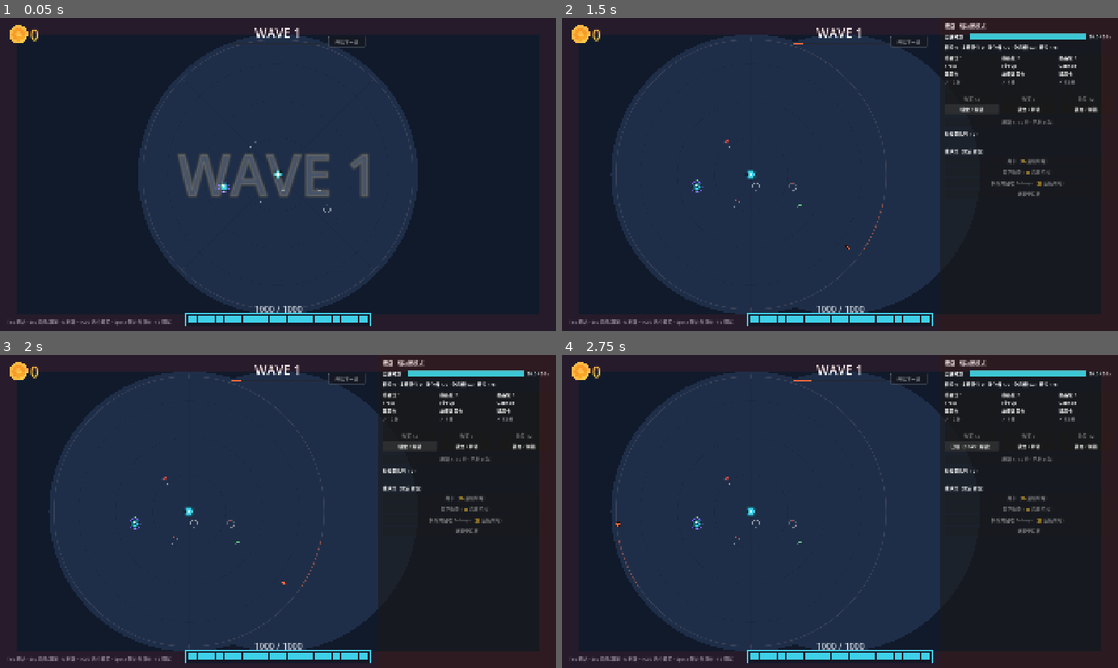
Above: before the commit, frames 1-4 (two rows, left to right).
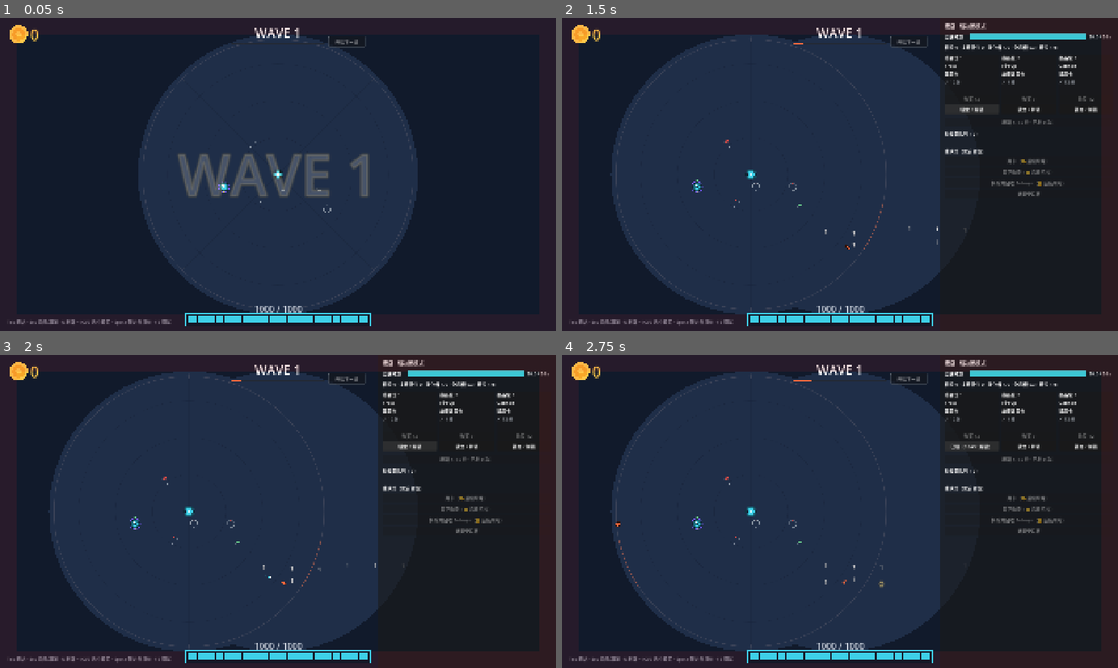
Above: after the commit, the same moments.

Repository: w814929152/corebound
Game: Godot game, scene res://scenes/main.tscn
The game is run twice, just before and just after one commit, with the same random seed, the same clock (stepped at 60 frames per second) and the same inputs.
Inputs (mouse positions are in pixels of both pictures, inside the frame that each line leads up to):
- Up to frame 1 (0.05 s): no input
- Up to frame 2 (1.5 s): tap Enter at 0.5 s; move the mouse to (962, 158) at 0.52 s; tap Tab at 0.6 s; click (962, 158) at 0.67 s; tap Space at 0.77 s; click "已锁（Space 解锁）" at 1.25 s
- Up to frame 3 (2 s): no input
- Up to frame 4 (2.75 s): click "锁定 / 解锁" at 2 s

Frame 1 is identical in both runs. In frame 2, less than 0.1% of the frame differs, in the area x 47-73%, y 66-74%; in frame 3, less than 0.1%; in frame 4, less than 0.1%, in the area x 47-59%, y 66-75%.

Commit message:
feat(vfx): T-P6-07 A 档 VFX 层 — A1 投射物 + A2 伤害数字 + A3 击杀反馈（渲染层 · 只读 · 零信号）
新增独立节点 scripts/ui/vfx_layer.gd（兄弟于 MonsterLayer，在其上绘制）+ battle_shop.tscn
接线 + battle_shop.gd 绑定。

🔴 为何独立成层：monster_layer.gd 受 T-E1③ 源码级硬约束（AC-T1-24 禁 draw_string / Label /
   progress）；A2 伤害数字须用文字 → 并入会破坏该守护。本层承载文字，monster_layer 保持零文本。

- A1 投射物（spec §1）：装饰弹（玩法为 hitscan 瞬时聚合 · 无因果弹 —— 诚实边界）——我方
  梭形 长 19×宽 6（长宽比 ≈3.2 ≥2）+ 尖端高光 + 尾迹；固定滞空 0.10–0.15s（与距离无关）；
  密度 fire_hz=clamp(2+0.5h,2,12)×dps 放缩(×1→×3)；上限 300。
- A2 伤害数字（spec §2）：5 档（20/26/34/44/60px；色/动画分档，超杀档彩虹流光）；固定网格
  96×48 单元 + 吸附最近空位 + 螺旋外扩 ≤3 圈防重叠；同屏 ≤40，超出合并「×N」并升一档；
  数据源 = R1 只读键 index + 帧间 Δhp 差分（击杀帧弹"最后一击"并升档）。
- A3 击杀反馈（spec §3）：订阅既有 monster_killed(m)（单向通知）→ 碎片 5/12/24（按体量）+
  不规则 3–4 边 + 确定性黄金角散开（不消费 RNG）+ 地面冲击环 0.5→2.0u（精英 ×1.35）；0.3s。

🔴 红线：只读 snapshot / 零玩法写入 / 零新信号（唯一 gameplay 触碰 = R1 只读键）；不改任何
   定稿数值；仅 RADIAL 绘制（PATH 金标本恒不受影响）；对象池上限 300/40/48/288，禁运行时
   instantiate；禁碰 Engine.time_scale（hitstop 单列 ADR，本轮不做）。

自验：窗口 W5 截帧 + 确定性探针像素级验证（弹/数字/环/碎片逐项定位）见报告。

Diff:
--- a/scenes/battle_shop.tscn
+++ b/scenes/battle_shop.tscn
@@ -17,6 +17,7 @@
 [ext_resource type="Script" path="res://scripts/ui/time_director.gd" id="2_td"]
 [ext_resource type="Script" path="res://scripts/ui/battlefield_placeholder.gd" id="3_bf"]
 [ext_resource type="Script" path="res://scripts/ui/monster_layer.gd" id="8_ml"]
+[ext_resource type="Script" path="res://scripts/ui/vfx_layer.gd" id="9_vfx"]
 [ext_resource type="Script" path="res://scripts/ui/hud.gd" id="4_hud"]
 [ext_resource type="Script" path="res://scripts/ui/shop_overlay.gd" id="5_shop"]
 [ext_resource type="Script" path="res://scripts/ui/threat_pulse.gd" id="6_pulse"]
@@ -34,6 +35,9 @@
 
 [node name="MonsterLayer" type="Node2D" parent="Battlefield"]
 script = ExtResource("8_ml")
+
+[node name="VfxLayer" type="Node2D" parent="Battlefield"]
+script = ExtResource("9_vfx")
 
 [node name="HudLayer" type="CanvasLayer" parent="."]
 layer = 10
--- a/scripts/ui/battle_shop.gd
+++ b/scripts/ui/battle_shop.gd
@@ -65,6 +65,15 @@
 			ml.bind_time_director(director)
 		if ml.has_method("bind_controller"):
 			ml.bind_controller(controller)
+	# 🟠 T-P6-07 A 档 VFX 层（兄弟于 MonsterLayer，在其之上绘制；只读 + 纯演出）。
+	var vfx := get_node_or_null("Battlefield/VfxLayer")
+	if vfx != null:
+		if vfx.has_method("bind_director"):
+			vfx.bind_director(wave_director)
+		if vfx.has_method("bind_time_director"):
+			vfx.bind_time_director(director)
+		if vfx.has_method("bind_controller"):
+			vfx.bind_controller(controller)
 	var hud := get_node_or_null("HudLayer/Hud")
 	if hud != null and hud.has_method("bind_director"):
 		hud.bind_director(director)
--- /dev/null
+++ b/scripts/ui/vfx_layer.gd
@@ -0,0 +1,579 @@
+extends Node2D
+##
+## 🟠 T-P6-07 · A 档 VFX 层（装饰/爽点层）—— 投射物 / 伤害数字 / 击杀反馈
+##
+## 依据：`docs/phase6/vfx-art-spec.md`（美术规格）+ `docs/phase6/vfx-contract-feasibility.md`
+##    （契约可行性，程基岩）。落在**独立节点**（兄弟于 `MonsterLayer`，在其之上绘制）。
+##
+## 🔴 为什么单独成层（而非并入 `monster_layer.gd`）：
+##   `monster_layer.gd` 受 **T-E1③ 源码级硬约束**（`AC-T1-24`：渲染层代码行**不得**出现
+##   `draw_string` / `Label` / `progress` —— 保证"塔底充能"等零择时读数）。
+##   伤害数字（A2）**必须**用文字 → 若并入 `monster_layer.gd` 会破坏该守护。
+##   → 故 A 档 VFX（含文字）独立成层：`monster_layer.gd` 保持**零文本**，本层承载文字表现。
+##
+## 🔴 分层纪律（control-manifest §5 / spec §C.4 —— 本层全文适用）：
+##   · 只读 `WaveDirector.snapshot()` / `controller.runtime.snapshot()`；
+##   · **零玩法写入、零新信号**（唯一 gameplay 触碰 = R1 一行只读键 `index`，见 `wave_director.snapshot()`）；
+##   · 订阅既有 `monster_killed(m)`（**单向**通知）做击杀反馈 —— 与 `monster_layer` 订阅
+##     `tower_revived` 同性质，🈚 任何反向路径；
+##   · **不引入任何随机** —— 碎片方向 = 确定性黄金角 + 查表（不消费 RNG，帧间稳定）；
+##   · **不改任何定稿数值**；**禁碰 `Engine.time_scale`**（hitstop / 超杀慢动作**不做**，已单列 ADR）；
+##   · ⚠️ **仅 RADIAL 模式绘制**（PATH 为金标本逐位等价基准，本层恒不生效）。
+##
+## 🔴 诚实边界（spec §1.4）：玩法是 **hitscan 瞬时聚合**（`wave_director._substep` ②）——
+##   不存在"某塔发射一发弹 × 命中某怪 × 造成 N 伤"的因果链 → 本层**全部为装饰性派生**：
+##     · A1 投射物 = 氛围/爽点**装饰弹**，与真实伤害无因果（密度只由 `dps`/`h` 近似调制）；
+##     · A2 伤害数字 = 帧间 `Δhp` **差分**（击杀帧显示"最后一击"= 上一帧残留 hp）；
+##     · A3 击杀反馈 = 订阅既有 `monster_killed(m)` 事件。
+##
+## ⚠️ G6：headless 无 global_script_class_cache → 不写 class_name。
+##
+
+const _SpaceModel := preload("res://scripts/geo/space_model.gd")
+const _ShopLayout := preload("res://scripts/ui/shop_layout.gd")
+
+const MARGIN := 48.0
+
+# ---- 阵营配色（与 `monster_layer.gd` 同源 hex，误差 0）----
+const P_ALLY := Color(0.243, 0.816, 0.910)        # #3ED0E8 耀青
+const P_ENEMY := Color(1.000, 0.420, 0.239)       # #FF6B3D 熔橙
+const P_ENEMY_DARK := Color(0.541, 0.184, 0.110)  # #8A2F1C 焦褐
+const P_ELITE := Color(0.910, 0.263, 0.498)       # #E8437F 噬品红
+
+# ---- 通用护栏（art-bible §8.5 · 全部对象池化，禁运行时 instantiate）----
+const VFX_MAX_BOLTS := 300         # 同屏投射物上限（触顶降发射频率，不堆积）
+const VFX_MAX_DMG := 40            # 同屏伤害数字上限（超出聚合）
+const VFX_MAX_KF_RINGS := 48       # 击杀冲击环上限（≈ 同屏 VFX 系统数上限）
+const VFX_MAX_KF_PARTS := 288      # 击杀碎片总量硬上限
+
+# ---- A1 投射物（§1）----
+const BOLT_DUR_MIN := 0.10                 # 固定滞空下限（s，与距离无关）
+const BOLT_DUR_MAX := 0.15                 # 固定滞空上限（s）
+const BOLT_LEN := 19.0                     # 梭形长（px，16–22；屏幕空间恒定）
+const BOLT_WID := 6.0                      # 梭形宽（px，5–7；长宽比 ≈3.2 ≥ 2）
+const BOLT_TAIL := 8.0                     # 尾迹长（px，6–10）
+const BOLT_TIP := Color(0.918, 0.984, 1.000)   # 尖端高光 #EAFBFF
+const DPS_FULL := 300.0                    # dps 归一化满标（放缩 ×1→×3）
+
+# ---- A2 伤害数字（§2）----
+const DMG_CELL := Vector2(96.0, 48.0)      # 固定网格单元（§2.2）
+const DMG_LIFE := 0.7                      # 数字动画时长（s，约 0.5–0.8）
+const DMG_RISE := 18.0                     # 上浮像素（px）
+# 五档（§2.1）：字号 px / 颜色；档 4（超杀）= 彩虹（运行时按寿命置色）。
+const DMG_TIER_SIZE: Array = [20, 26, 34, 44, 60]
+const DMG_TIER_COL: Array = [
+	Color(1.0, 1.0, 1.0, 1.0),           # <10%    白
+	Color(1.0, 0.890, 0.541, 1.0),       # 10–30%  淡金 #FFE38A
+	Color(1.0, 0.788, 0.290, 1.0),       # 30–60%  辉金 #FFC94A
+	Color(1.0, 0.541, 0.169, 1.0),       # 60–100% 橙金 #FF8A2B
+	Color(1.0, 1.0, 1.0, 1.0),           # 超杀    彩虹（占位，绘制时覆盖）
+]
+
+# ---- A3 击杀反馈（§3）----
+const KF_LIFE := 0.3                       # 碎片 / 冲击环寿命（s）
+const KF_RING_U0 := 0.5                    # 冲击环起始半径（u）
+const KF_RING_U1 := 2.0                    # 冲击环终止半径（u）
+const KF_SPD_TABLE: Array = [6.2, 3.4, 5.6, 4.1, 6.8, 3.7, 5.0, 4.6]   # 碎片初速（u/s，3–7 区间）
+const KF_SIDES_TABLE: Array = [3, 4, 3, 4] # 碎片边数（3–4，非圆 = "有机黏腻"）
+const KF_DRAG := 2.5                       # 阻力系数（v *= 1 − KF_DRAG·dt，同 `hud._gold_parts`）
+
+
+# ---- 注入 ----
+var director: Node = null        # WaveDirector
+var time_director: Node = null   # TimeDirector（读抽屉宽）
+var controller: Node = null      # ShopController（读 runtime.snapshot() 的塔位）
+
+# ---- 纯演出本地状态（池 + 计时器 + 帧间差分缓存；**无玩法含义**）----
+var _snap: Dictionary = {}
+var _vfx_t: float = 0.0
+var _hp_cache: Dictionary = {}         # index → {"hp","hp_max","pos"}（帧间差分）
+var _hp_cache_w: int = -1              # 缓存所属波号（变化即清）
+var _kill_set: Dictionary = {}         # index → true（本帧被击杀；区分"击杀消失"vs"漏怪/收尾消失"）
+var _bolts: Array = []                 # A1 装饰弹池（world 坐标）
+var _bolt_t: Dictionary = {}           # slot → 发射计时累积（s）
+var _dmg: Array = []                   # A2 伤害数字池（screen 坐标）
+var _dmg_grid: Dictionary = {}         # Vector2i 网格单元 → 失效时刻（`_vfx_t`）
+var _kf_parts: Array = []              # A3 碎片池（world 坐标）
+var _kf_rings: Array = []              # A3 冲击环池（world 坐标）
+
+
+func _ready() -> void:
+	# 🔴 与 MonsterLayer 一致：ALWAYS —— 安全窗 paused 下也能让碎片/数字自然衰减退场。
+	process_mode = Node.PROCESS_MODE_ALWAYS
+	queue_redraw()
+
+
+func bind_director(d: Node) -> void:
+	director = d
+	if d == null:
+		return
+	# 🔴 A3：订阅既有 `monster_killed(m)`（**单向**通知 · 携带存活 Monster 对象）。
+	#   与 `monster_layer` 订阅 `tower_revived` 同性质 —— 🈚 反向路径，不回写玩法。
+	if not d.is_connected("monster_killed", _on_monster_killed):
+		d.monster_killed.connect(_on_monster_killed)
+	queue_redraw()
+
+
+func bind_time_director(d: Node) -> void:
+	time_director = d
+	if d == null:
+		return
+	if not d.is_connected("state_changed", _on_state_changed):
+		d.state_changed.connect(_on_state_changed)
+	queue_redraw()
+
+
+func bind_controller(c: Node) -> void:
+	controller = c
+	if c == null:
+		return
+	if not c.is_connected("shop_changed", _on_redraw):
+		c.shop_changed.connect(_on_redraw)
+	if not c.is_connected("run_changed", _on_redraw):
+		c.run_changed.connect(_on_redraw)
+	queue_redraw()
+
+
+func _on_state_changed(_from: int, _to: int) -> void:
+	queue_redraw()
+
+
+func _on_redraw() -> void:
+	queue_redraw()
+
+
+## 🟠 A3：击杀事件 → ① 记录击杀帧（供 A2 把"击杀消失"与"漏怪消失"分开）；
+##   ② 在怪位生成击杀反馈（碎片 + 冲击环）。🔴 只读 `m`（存活对象），不回写玩法。
+func _on_monster_killed(m) -> void:
+	if m == null:
+		return
+	_kill_set[int(m.index)] = true
+	if not _SpaceModel.is_radial():
+		return
+	var v0 := float(director.v0_) if director != null else 10.10
+	_spawn_kill_fx(m.pos(v0), String(m.proto), bool(m.elite))
+	queue_redraw()
+
+
+func _process(delta: float) -> void:
+	var dt := clampf(float(delta), 0.0, 0.1)
+	_vfx_t += dt
+	# ⚠️ PATH 模式：本层恒不生效（金标本逐位等价基准）。清空残留并直接返回。
+	if not _SpaceModel.is_radial():
+		if not (_bolts.is_empty() and _dmg.is_empty() and _kf_parts.is_empty()
+				and _kf_rings.is_empty() and _hp_cache.is_empty()):
+			_bolts = []
+			_dmg = []
+			_dmg_grid = {}
+			_kf_parts = []
+			_kf_rings = []
+			_hp_cache = {}
+			_kill_set = {}
+			queue_redraw()
+		return
+	if director != null:
+		_snap = director.snapshot()
+	_update_dmg(dt)
+	_update_bolts(dt)
+	_update_kill_fx(dt)
+	queue_redraw()
+
+
+# ---------------------------------------------------------------------------
+#  坐标映射（径向专用；🔴 与 `monster_layer._xform()` 径向分支**逐位等价**）
+# ---------------------------------------------------------------------------
+func _field_width() -> float:
+	var vw := float(get_viewport().get_visible_rect().size.x)
+	var drawer_open := false
+	if time_director != null and time_director.sm != null:
+		drawer_open = (int(time_director.sm.clock()["drawer"]) != 0)
+	return _ShopLayout.battlefield_width(vw, drawer_open)
+
+
+func _sc() -> float:
+	var vw := _field_width()
+	var vh := float(get_viewport().get_visible_rect().size.y)
+	var span := float(_SpaceModel.SPAWN_RADIUS) + 3.0
+	var sc := minf((vw - 2.0 * MARGIN) / (2.0 * span), (vh - 2.0 * MARGIN) / (2.0 * span))
+	return sc if sc > 0.0 else 1.0
+
+
+func _to_screen(p: Vector2) -> Vector2:
+	# 径向映射：中心在视口/战场中心；`screen = center + (world − RADIAL_CORE) · sc`。
+	var vw := _field_width()
+	var vh := float(get_viewport().get_visible_rect().size.y)
+	return Vector2(vw * 0.5, vh * 0.5) + (p - _SpaceModel.RADIAL_CORE) * _sc()
+
+
+func _dir(a: float) -> Vector2:
+	return Vector2(cos(a), sin(a))
+
+
+func _ngon(c: Vector2, r: float, n: int, rot: float) -> PackedVector2Array:
+	var pts := PackedVector2Array()
+	if n < 3:
+		n = 3
+	for k in n:
+		pts.append(c + _dir(rot + TAU * float(k) / float(n)) * r)
+	return pts
+
+
+# ---------------------------------------------------------------------------
+#  A2 伤害数字（§2）
+# ---------------------------------------------------------------------------
+## 帧间差分（§2.4）：本帧 `Δhp = 上一帧 hp − 本帧 hp`（>0 即伤害）→ 弹数字；
+##   消失的怪若在击杀集 → 弹"最后一击"（= 上一帧残留 hp）；漏怪/波末收尾消失 → 不弹。
+##   波号变化时清缓存（`index` 波内唯一、波间重置 → 无跨波错配）。
+func _update_dmg(dt: float) -> void:
+	# 🟠 寿命推进 + 过期回收：数字的"上浮 → 淡出"由此驱动（`_draw_dmg_numbers` 读 `life`/`DMG_LIFE`）。
+	#   🔴 与下方 `_dmg_grid`（网格占用释放）**分开**：网格按 `_vfx_t` 释放，数字按自身 `life` 回收。
+	if not _dmg.is_empty():
+		var alive: Array = []
+		for e in _dmg:
+			e["life"] = float(e["life"]) + dt
+			if float(e["life"]) < DMG_LIFE:
+				alive.append(e)
+		_dmg = alive
+	if not _dmg_grid.is_empty():
+		for k in _dmg_grid.keys():
+			if float(_dmg_grid[k]) <= _vfx_t:
+				_dmg_grid.erase(k)
+	var w := int(_snap.get("w", 0))
+	if w != _hp_cache_w:
+		_hp_cache = {}
+		_kill_set = {}
+		_hp_cache_w = w
+	var new_cache: Dictionary = {}
+	for m in _snap.get("monsters", []):
+		var idx := int(m.get("index", -1))
+		if idx < 0:
+			continue
+		var hp := float(m.get("hp", 0.0))
+		var ppos: Vector2 = m.get("pos", Vector2.ZERO)
+		var old = _hp_cache.get(idx, null)
+		if old != null:
+			var dmg := float(old["hp"]) - hp
+			if dmg > 0.0001:
+				_spawn_dmg(ppos, dmg, float(m.get("hp_max", 1.0)))
+		new_cache[idx] = {"hp": hp, "hp_max": float(m.get("hp_max", 1.0)), "pos": ppos}
+	for idx in _hp_cache.keys():
+		if new_cache.has(idx):
+			continue
+		if _kill_set.has(idx):
+			var old2: Dictionary = _hp_cache[idx]
+			var death_dmg := float(old2["hp"])
+			if death_dmg > 0.0001:
+				_spawn_dmg(old2["pos"], death_dmg, float(old2["hp_max"]), true)   # 击杀 → 升一档
+			_kill_set.erase(idx)
+	_hp_cache = new_cache
+
+
+## 生成一个伤害数字（分档 §2.1 · 网格吸附 §2.2 · ≤40 聚合 §2.3）。
+##   `escalate`：击杀帧的"最后一击"用 —— 升一档（击杀 = 超杀档）→ 大额击杀出彩虹（§2.1）。
+##   🔴 注：玩法是贪心 hitscan（伤害按怪封顶，超杀溢出**结转下一只**）→ 单怪 `Δhp ≤ hp_max`，
+##      故"超杀档"无法由 `frac>1` 直接触发；此处以"**击杀**"定义超杀（= 结束该单位的一击）。
+func _spawn_dmg(world_p: Vector2, dmg: float, hp_max: float, escalate: bool = false) -> void:
+	if hp_max <= 0.0:
+		return
+	var frac := dmg / hp_max
+	var tier := 0
+	if frac > 1.0:
+		tier = 4
+	elif frac >= 0.60:
+		tier = 3
+	elif frac >= 0.30:
+		tier = 2
+	elif frac >= 0.10:
+		tier = 1
+	if escalate:
+		tier = mini(tier + 1, 4)
+	var sp := _to_screen(world_p)
+	if _dmg.size() >= VFX_MAX_DMG:
+		_merge_dmg(sp, dmg)
+		return
+	var cell := _find_free_cell(sp)
+	if cell.x == -99999:
+		_merge_dmg(sp, dmg)
+		return
+	_dmg_grid[cell] = _vfx_t + DMG_LIFE
+	_dmg.append({
+		"base": Vector2((float(cell.x) + 0.5) * DMG_CELL.x, (float(cell.y) + 0.5) * DMG_CELL.y),
+		"text": _fmt_dmg(dmg), "tier": tier, "life": 0.0, "count": 1,
+		"jitter": fmod(float(cell.x * 7 + cell.y * 13) * 0.1, TAU),
+	})
+	if _dmg.size() > VFX_MAX_DMG:
+		_dmg = _dmg.slice(_dmg.size() - VFX_MAX_DMG)
+
+
+## 固定网格找最近空闲单元（螺旋外扩 ≤3 圈，§2.2）；无空位 → 哨兵。
+func _find_free_cell(sp: Vector2) -> Vector2i:
+	var base := Vector2i(int(floor(sp.x / DMG_CELL.x)), int(floor(sp.y / DMG_CELL.y)))
+	if not _dmg_grid.has(base):
+		return base
+	for r in range(1, 4):
+		for dy in range(-r, r + 1):
+			for dx in range(-r, r + 1):
+				if absi(dx) != r and absi(dy) != r:
+					continue
+				var cc := Vector2i(base.x + dx, base.y + dy)
+				if not _dmg_grid.has(cc):
+					return cc
+	return Vector2i(-99999, -99999)
+
+
+## 聚合（§2.3）：并入**最近的**现有数字 → 文本 `×N`、升一档、重置寿命。
+func _merge_dmg(sp: Vector2, _dmg_val: float) -> void:
+	if _dmg.is_empty():
+		return
+	var best := 0
+	var bd := INF
+	for i in _dmg.size():
+		var d: float = Vector2(_dmg[i]["base"]).distance_squared_to(sp)
+		if d < bd:
+			bd = d
+			best = i
+	var e: Dictionary = _dmg[best]
+	e["count"] = int(e["count"]) + 1
+	e["text"] = "×%d" % int(e["count"])
+	e["tier"] = mini(int(e["tier"]) + 1, 4)
+	e["life"] = 0.0
+	e["base"] = sp
+
+
+func _fmt_dmg(v: float) -> String:
+	if v >= 1000.0:
+		return "%.1fk" % (v / 1000.0)
+	return "%d" % int(round(v))
+
+
+# ---------------------------------------------------------------------------
+#  A1 投射物（§1）
+# ---------------------------------------------------------------------------
+## 装饰弹流：每塔按 `fire_hz = clamp(2+0.5h,2,12) × dps 放缩(×1→×3)` 朝**最前活怪**发一视觉弹，
+##   固定滞空 0.10–0.15s；目标消失则**重定向**到新的最前怪。🔴 纯装饰，与真实伤害无因果（§1.4）。
+func _update_bolts(dt: float) -> void:
+	if not _bolts.is_empty():
+		var front := _front_monster()
+		var front_idx := int(front.get("index", -1))
+		var front_pos: Vector2 = front.get("pos", Vector2.ZERO)
+		var keep: Array = []
+		for b in _bolts:
+			b["t"] = float(b["t"]) + dt / maxf(0.0001, float(b["dur"]))
+			var tp := _monster_pos_by_index(int(b["tgt"]))
+			if tp == Vector2.INF:
+				if front_idx >= 0:
+					b["tgt"] = front_idx
+					b["to"] = front_pos
+			else:
+				b["to"] = tp
+			if float(b["t"]) < 1.0:
+				keep.append(b)
+		_bolts = keep
+	if controller == null or controller.runtime == null:
+		return
+	var front2 := _front_monster()
+	if front2.is_empty():
+		return
+	var front_pos2: Vector2 = front2.get("pos", Vector2.ZERO)
+	var front_idx2 := int(front2.get("index", -1))
+	var gscale := clampf(1.0 + float(_snap.get("dps", 0.0)) / DPS_FULL, 1.0, 3.0)
+	var slot_pos: Array = _slots_arr()
+	for tw in controller.runtime.snapshot().get("slots", []):
+		if bool(tw.get("empty", true)):
+			continue
+		var slot := int(tw.get("slot", -1))
+		if slot < 0 or slot >= slot_pos.size():
+			continue
+		var hz := clampf(2.0 + 0.5 * float(int(tw.get("h", 1))), 2.0, 12.0) * gscale
+		var interval := 1.0 / maxf(0.5, hz)
+		var acc := float(_bolt_t.get(slot, _bolt_phase(slot))) + dt
+		var guard := 0
+		while acc >= interval and _bolts.size() < VFX_MAX_BOLTS and guard < 4:
+			guard += 1
+			acc -= interval
+			_spawn_bolt(slot, slot_pos[slot], front_pos2, front_idx2)
+		_bolt_t[slot] = acc
+
+
+func _slots_arr() -> Array:
+	if controller != null and controller.runtime != null and controller.runtime.geo != null:
+		return controller.runtime.geo.slots
+	return []
+
+
+func _front_monster() -> Dictionary:
+	var best: Dictionary = {}
+	var bt := INF
+	for m in _snap.get("monsters", []):
+		var tr := float(m.get("t_remain", INF))
+		if tr < bt:
+			bt = tr
+			best = m
+	return best
+
+
+func _monster_pos_by_index(idx: int) -> Vector2:
+	if idx < 0:
+		return Vector2.INF
+	for m in _snap.get("monsters", []):
+		if int(m.get("index", -1)) == idx:
+			return m.get("pos", Vector2.ZERO)
+	return Vector2.INF
+
+
+func _bolt_phase(slot: int) -> float:
+	return fmod(float(slot) * 0.083, 1.0)
+
+
+func _spawn_bolt(slot: int, tower_world: Vector2, to_world: Vector2, tgt_idx: int) -> void:
+	var d := to_world - tower_world
+	var dir := d.normalized() if d.length_squared() > 1e-9 else Vector2(1.0, 0.0)
+	# 🔴 起点取塔缘外（§1.4「不得遮塔轮廓」）→ 弹体出生即离开塔体。
+	var from := tower_world + dir * (1.70 + 0.30)      # 1.70u = U_TOWER（塔半径）
+	var dur := BOLT_DUR_MIN + (BOLT_DUR_MAX - BOLT_DUR_MIN) * fmod(float(slot) * 0.37, 1.0)
+	_bolts.append({"from": from, "to": to_world, "t": 0.0, "dur": dur, "tgt": tgt_idx})
+
+
+# ---------------------------------------------------------------------------
+#  A3 击杀反馈（§3）
+# ---------------------------------------------------------------------------
+func _update_kill_fx(dt: float) -> void:
+	if not _kf_parts.is_empty():
+		var keep: Array = []
+		for pt in _kf_parts:
+			pt["life"] = float(pt["life"]) + dt
+			if float(pt["life"]) < KF_LIFE:
+				pt["pos"] = (pt["pos"] as Vector2) + (pt["vel"] as Vector2) * dt
+				pt["vel"] = (pt["vel"] as Vector2) * (1.0 - KF_DRAG * dt)
+				keep.append(pt)
+		_kf_parts = keep
+	if not _kf_rings.is_empty():
+		var keep2: Array = []
+		for rg in _kf_rings:
+			rg["life"] = float(rg["life"]) + dt
+			if float(rg["life"]) < KF_LIFE:
+				keep2.append(rg)
+		_kf_rings = keep2
+
+
+## 生成击杀反馈：碎片（按体量 5/12/24）+ 地面冲击环。定位 = 怪位（world）。
+func _spawn_kill_fx(world_p: Vector2, proto: String, elite: bool) -> void:
+	var count := 12
+	var col := P_ENEMY
+	match proto:
+		"Rush":
+			count = 5
+		"Tank":
+			count = 24
+			col = P_ENEMY.lerp(P_ENEMY_DARK, 0.45)   # 大怪混焦褐
+	if elite:
+		col = P_ELITE
+	# 碎片：确定性黄金角散开 + 查表速度/边数（🔴 不消费任何 RNG → 帧间可复现）。
+	for k in count:
+		if _kf_parts.size() >= VFX_MAX_KF_PARTS:
+			break
+		var ang := TAU * float(k) / float(count) + _kill_phase(world_p)
+		var spd := float(KF_SPD_TABLE[k % KF_SPD_TABLE.size()])
+		_kf_parts.append({
+			"pos": world_p, "vel": Vector2(cos(ang), sin(ang)) * spd,
+			"life": 0.0, "col": col, "sides": int(KF_SIDES_TABLE[k % KF_SIDES_TABLE.size()]),
+			"rot": ang, "spin": (3.0 if (k % 2 == 0) else -3.0),
+		})
+	if _kf_rings.size() >= VFX_MAX_KF_RINGS:
+		_kf_rings = _kf_rings.slice(_kf_rings.size() - (VFX_MAX_KF_RINGS - 1))
+	var r1 := KF_RING_U1 * (1.35 if elite else 1.0)
+	_kf_rings.append({"pos": world_p, "life": 0.0, "col": col, "r1": r1})
+
+
+func _kill_phase(p: Vector2) -> float:
+	return fmod(absf(p.x) * 0.7 + absf(p.y) * 1.3, TAU)
+
+
+# ---------------------------------------------------------------------------
+#  绘制（层8 弹流 → 层9 碎片环 → 文字层数字，自上而下）
+# ---------------------------------------------------------------------------
+func _draw() -> void:
+	if not _SpaceModel.is_radial():
+		return
+	var sc := _sc()
+	_draw_bolts()
+	_draw_kill_rings(sc)
+	_draw_kill_fragments(sc)
+	_draw_dmg_numbers()
+
+
+func _draw_bolts() -> void:
+	for b in _bolts:
+		var sf := _to_screen(b["from"])
+		var st := _to_screen(b["to"])
+		var p := clampf(float(b["t"]), 0.0, 1.0)
+		var e := 1.0 - pow(1.0 - p, 2.0)          # EASE_OUT（"干脆"）
+		var fp := sf.lerp(st, e)
+		var d := st - sf
+		var dir := d.normalized() if d.length_squared() > 1e-6 else Vector2(1.0, 0.0)
+		var perp := Vector2(-dir.y, dir.x)
+		var half_l := BOLT_LEN * 0.5
+		var half_w := BOLT_WID * 0.5
+		# 尾迹（沿速度反向 6–10px 渐隐）
+		draw_line(fp - dir * half_l, fp - dir * (half_l + BOLT_TAIL),
+			Color(P_ALLY.r, P_ALLY.g, P_ALLY.b, 0.55 * (1.0 - p)), maxf(1.0, half_w * 0.5), true)
+		# 梭形（尖端朝飞行方向；长:宽 ≈ 3.2 ≥ 2）
+		draw_colored_polygon(PackedVector2Array([
+			fp + dir * half_l, fp + perp * half_w, fp - dir * half_l, fp - perp * half_w]), P_ALLY)
+		# 尖端高光（"读得动"的关键）
+		draw_circle(fp + dir * half_l, maxf(1.0, BOLT_WID * 0.35), BOLT_TIP)
+
+
+func _draw_kill_rings(sc: float) -> void:
+	for rg in _kf_rings:
+		var p := clampf(float(rg["life"]) / KF_LIFE, 0.0, 1.0)
+		var r := lerpf(KF_RING_U0 * sc, float(rg["r1"]) * sc, p)
+		var col: Color = rg["col"]
+		draw_arc(_to_screen(rg["pos"]), r, 0.0, TAU, 28,
+			Color(col.r, col.g, col.b, 0.7 * (1.0 - p)), maxf(1.5, 0.18 * sc), true)
+
+
+func _draw_kill_fragments(sc: float) -> void:
+	for pt in _kf_parts:
+		var p := clampf(float(pt["life"]) / KF_LIFE, 0.0, 1.0)
+		var col: Color = pt["col"]
+		# 🔴 屏幕空间恒定尺寸（§1.1 同口径）：本作径向场缩放较大 → 给足最小像素保证可辨。
+		var r := maxf(2.5, 0.35 * sc) * (1.0 - 0.4 * p)
+		var rot := float(pt["rot"]) + float(pt["spin"]) * float(pt["life"])
+		draw_colored_polygon(_ngon(_to_screen(pt["pos"]), r, int(pt["sides"]), rot),
+			Color(col.r, col.g, col.b, 1.0 - p))
+
+
+## A2 伤害数字绘制（独立文字层 · 压在所有世界元素之上）。
+func _draw_dmg_numbers() -> void:
+	if _dmg.is_empty():
+		return
+	var font := ThemeDB.fallback_font
+	if font == null:
+		return
+	for e in _dmg:
+		var p := clampf(float(e["life"]) / DMG_LIFE, 0.0, 1.0)
+		var tier := clampi(int(e["tier"]), 0, 4)
+		var size := int(DMG_TIER_SIZE[tier])
+		var col: Color = DMG_TIER_COL[tier]
+		if tier == 4:   # 超杀"彩虹流光" = 2D 替代（🔴 不用 time_scale / 色差，§2.1）
+			col = Color.from_hsv(fmod(_vfx_t * 0.6 + float(e["jitter"]) * 0.05, 1.0), 0.85, 1.0)
+		if tier >= 1:   # 弹出（前 25% 起始放大）
+			size = int(round(float(size) * (1.0 + 0.35 * pow(1.0 - minf(1.0, p / 0.25), 2.0))))
+		var rise := DMG_RISE * (1.0 - pow(1.0 - p, 2.0))
+		var alpha := 1.0 if p <= 0.6 else clampf(1.0 - (p - 0.6) / 0.4, 0.0, 1.0)
+		var base: Vector2 = e["base"]
+		var jit := 0.0
+		if tier == 2:   # 近似"旋转抖动"的 2D 安全替代（不碰 transform）
+			jit = sin(_vfx_t * 42.0 + float(e["jitter"])) * 2.0
+		var text := String(e["text"])
+		var tw := font.get_string_size(text, HORIZONTAL_ALIGNMENT_LEFT, -1, size).x
+		var dp := Vector2(base.x - tw * 0.5 + jit, base.y + float(size) * 0.35 - rise)
+		draw_string_outline(font, dp, text, HORIZONTAL_ALIGNMENT_LEFT, -1, size,
+			maxi(2, int(float(size) * 0.14)), Color(0.02, 0.02, 0.04, alpha))
+		draw_string(font, dp, text, HORIZONTAL_ALIGNMENT_LEFT, -1, size,
+			Color(col.r, col.g, col.b, alpha))
+		if tier >= 3 and p < 0.3:   # 一次性亮环（替代不可关震屏 / 不可用色差，§2.1）
+			var rp := p / 0.3
+			draw_arc(Vector2(base.x, base.y - rise), 8.0 + 26.0 * rp, 0.0, TAU, 24,
+				Color(col.r, col.g, col.b, 0.6 * (1.0 - rp)), 2.0, true)
Not shown: 1 places in scenes/battle_shop.tscn that only renumber resources
